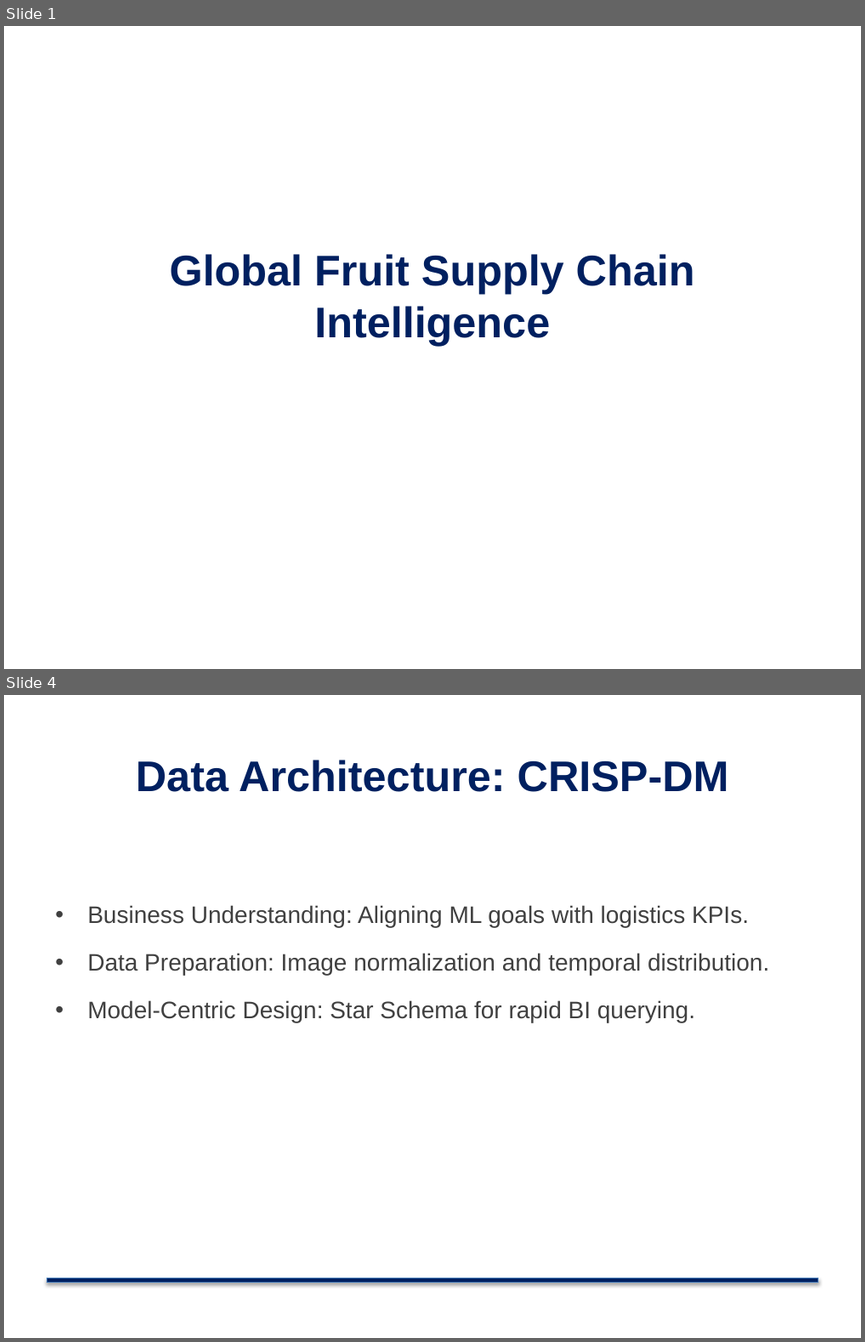
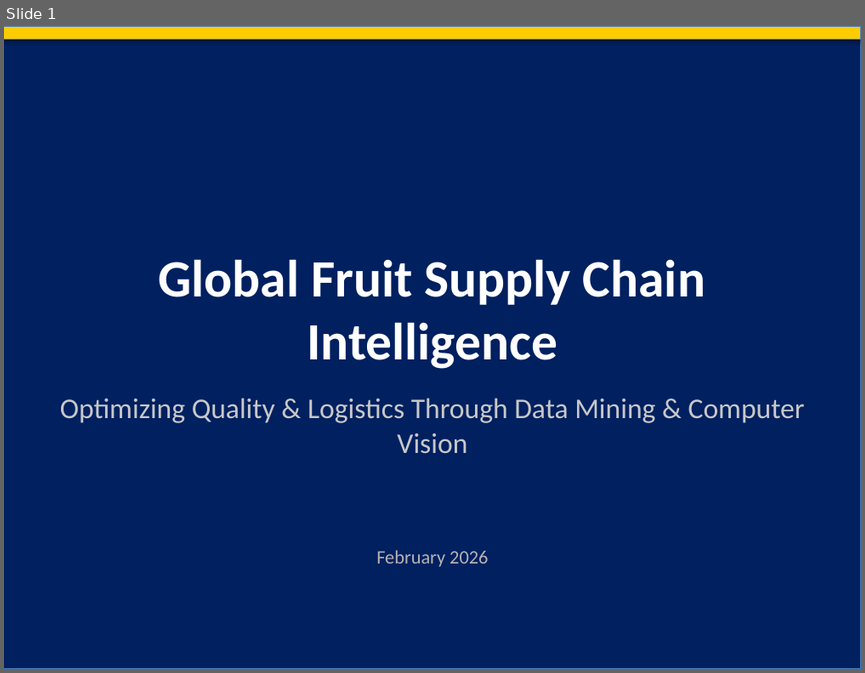
Before and after one commit to HakimiMasstar/data-mining-project, a slide deck: Global_Supply_Chain_Corporate.pptx. Shown one above the other, each under a label of ours: slides 1 and 4 before the commit, slide 1 after it; the slides between them are not shown. The pictures are 865x1342 and 865x673 pixels, drawn with LibreOffice and Linux fonts; fonts in the diff are those of the drawing. Boxes give left, top, right and bottom in pixels: in the first picture for what was removed or moved away, otherwise in the second. Text is boxed around its words. In the diff, an @@ line names an element or a change of style, - is before the commit and + after.

```diff
--- a/Global_Supply_Chain_Corporate.pptx
+++ b/Global_Supply_Chain_Corporate.pptx
@@ slide 4 removed at (4,695,861,1338), background #FFFFFF @@
@@ title removed at (136,760,729,792) @@
-Data Architecture: CRISP-DM
@@ text removed at (87,905,769,1022) @@
-• Business Understanding: Aligning ML goals with logistics KPIs.
-• Data Preparation: Image normalization and temporal distribution.
-• Model-Centric Design: Star Schema for rapid BI querying.
@@ rectangle removed at (46,1277,818,1281) @@
@@ slide 1 changed as well @@
@@ rectangle added at (4,26,861,669), fill #002060, outline #4B7EBC 0.75 pt @@
@@ rectangle added at (4,26,861,39), fill #FFCC00, outline #4B7EBC 0.75 pt @@
@@ text "Global Fruit Supply Chain Intelligence": place and size @@
-text "Global Fruit Supply Chain Intelligence" at (170,254,695,346)
+text "Global Fruit Supply Chain Intelligence" at (158,259,705,369)
@@ text "Global Fruit Supply Chain Intelligence" at (158,259,705,369): size 36 to 44 pt, font Arial to Calibri, text colour #002060 to #FFFFFF; vertical alignment middle to top @@
@@ text added at (60,397,805,454), 24 pt, text #C8C8C8 @@
+Optimizing Quality & Logistics Through Data Mining & Computer Vision
@@ text added at (376,550,488,567), 16 pt, text #B4B4B4 @@
+February 2026
```
Also in this commit, not shown: 1 other slide changed, 8 slides added, 7 other slides removed, 3 other files.
